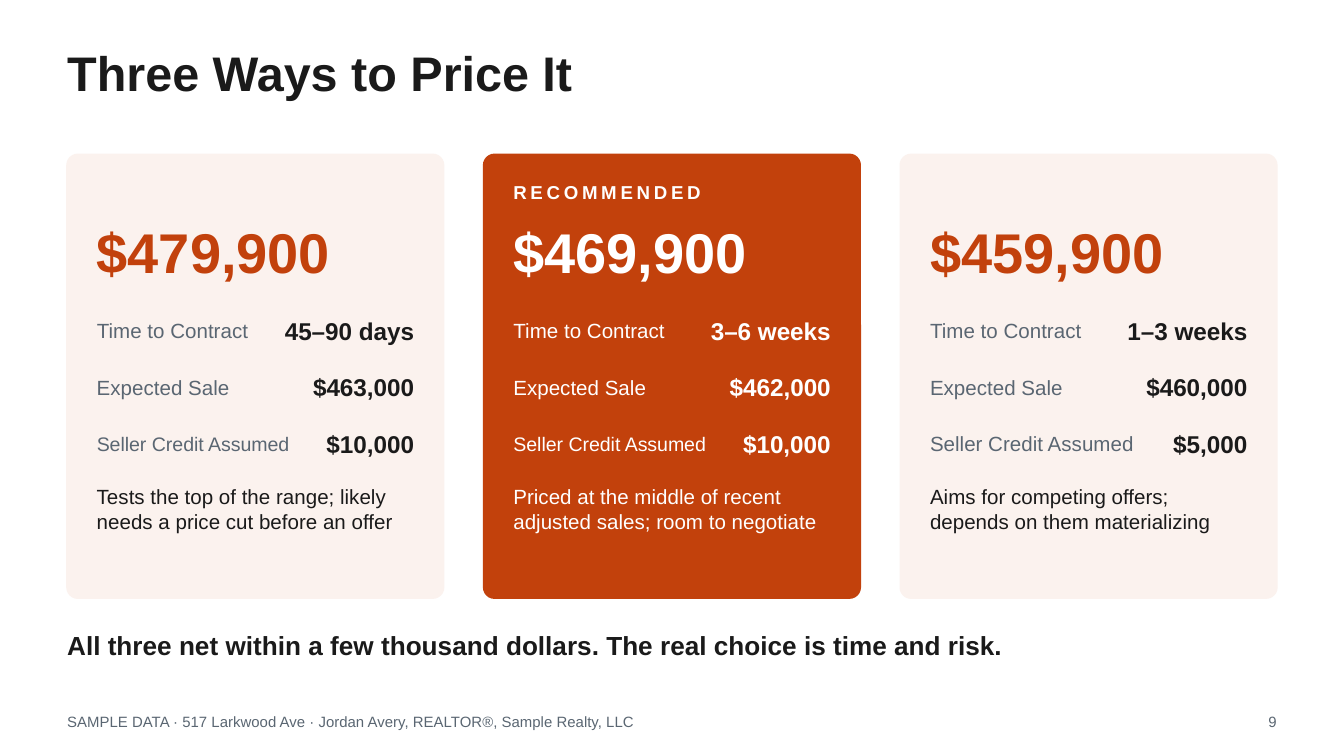
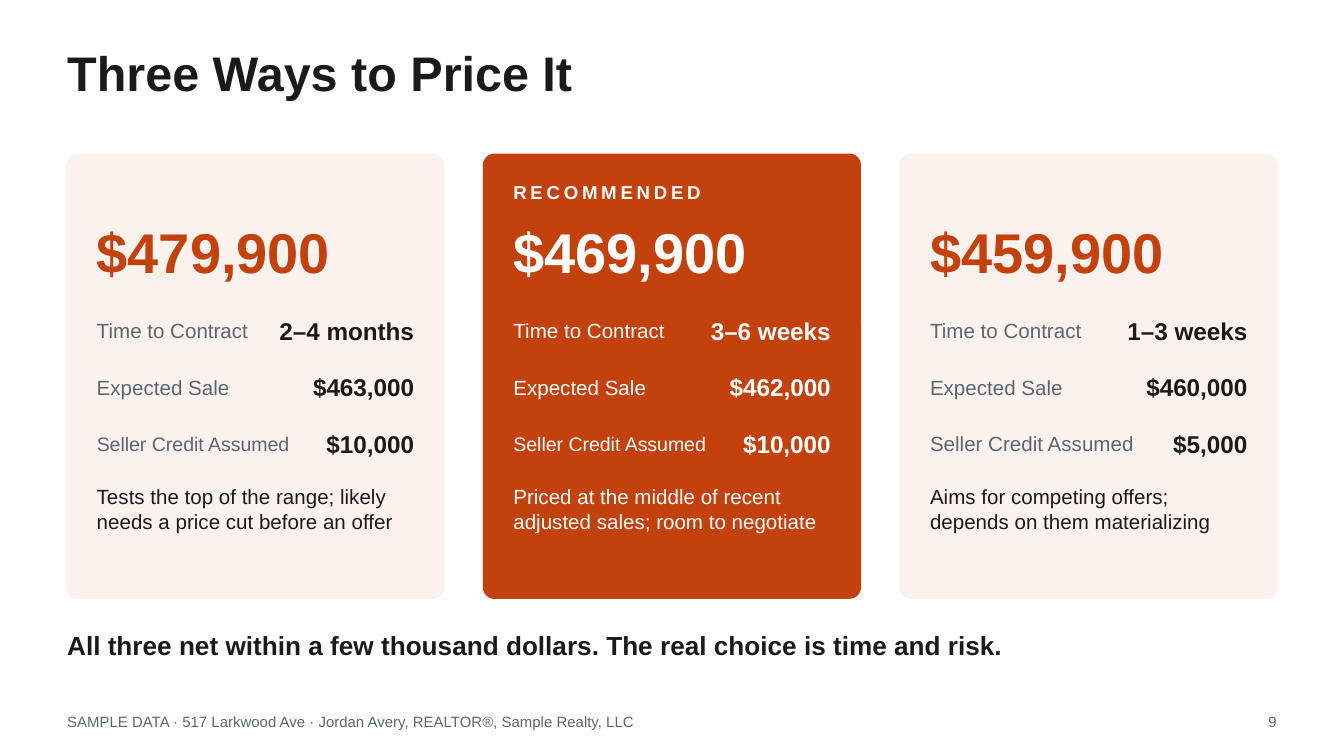
Before and after one commit to axelrivera/real-estate-skills, a slide deck: slide 9 of samples/seller-cma/517-Larkwood-Ave-Listing-Presentation.pptx. Drawn at 1344x756 pixels with LibreOffice and Linux fonts; fonts in the diff are those of the drawing. Boxes give left, top, right and bottom in pixels: in the first picture for what was removed or moved away, otherwise in the second. Text is boxed around its words. In the diff, an @@ line names an element or a change of style, - is before the commit and + after.

```diff
--- a/samples/seller-cma/517-Larkwood-Ave-Listing-Presentation.pptx
+++ b/samples/seller-cma/517-Larkwood-Ave-Listing-Presentation.pptx
@@ text at [279,322,414,341]: text changed @@
-45–90 days
+2–4 months
```
Also in this commit, not shown: 3 other slides changed, 10 other files.
